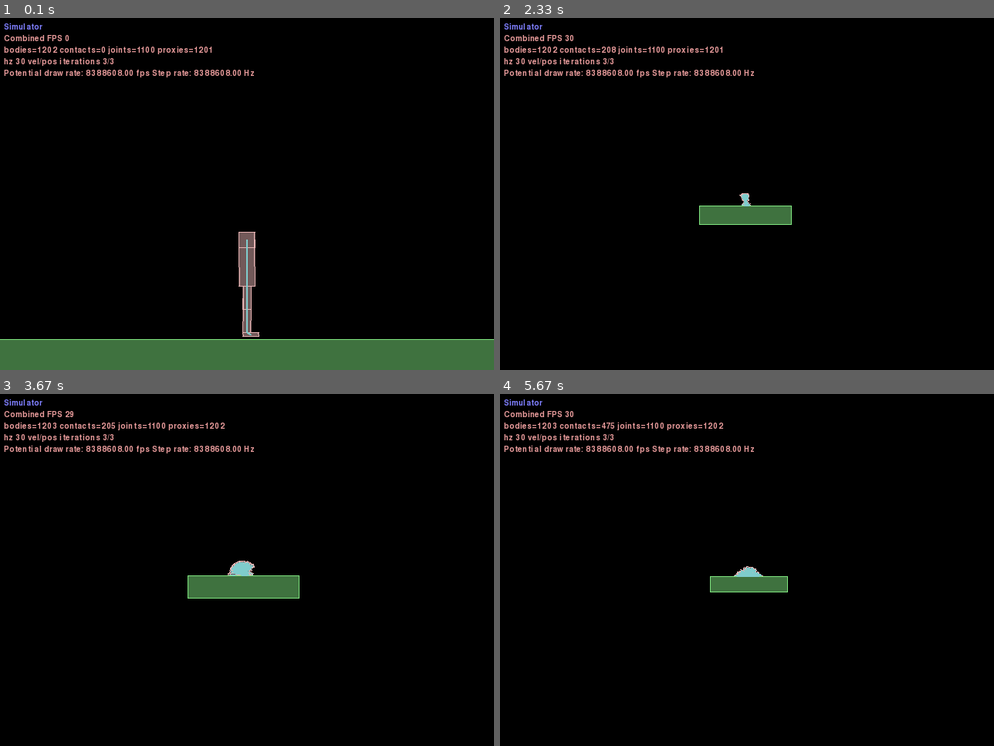
Above: before the commit, frames 1-4 (two rows, left to right).
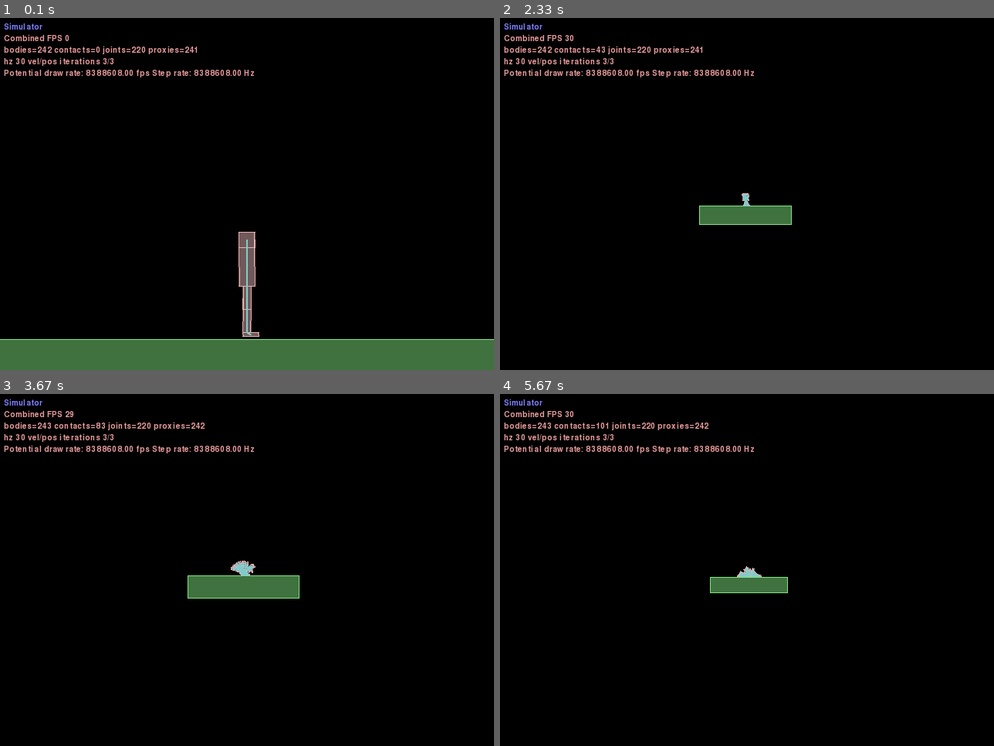
Above: after the commit, the same moments.

Repository: BradfordC/Walkers
Game: pygame game, started from simulator.py
Two runs of this game, one before a commit and one after it. Both use one fixed random seed, a clock stepped at 60 frames per second and the inputs below.
Inputs (mouse positions are in pixels of both pictures, inside the frame that each line leads up to):
- Up to frame 1 (0.1 s): no input
- Up to frame 2 (2.33 s): hold Left 0.33-0.87 s; move the mouse to (737, 229) at 0.37 s; hold Down 0.9-1.2 s; hold Left 1.23-1.63 s; tap Z at 1.3, 1.6, 1.73, 2.13 s; tap Home at 1.38 s; hold Up 1.67-2.03 s; hold Right from 2.07 s (still down); tap X at 2.22 s
- Up to frame 3 (3.67 s): tap Z at 2.43, 3.13, 3.53 s; release Right at 2.7 s; tap Space at 2.73 s; hold Down 3.07-3.43 s; hold Left from 3.47 s (still down); tap X at 3.62 s
- Up to frame 4 (5.67 s): tap Z at 3.83, 4.03, 4.33, 4.53, 4.87, 5.17, 5.37 s; release Left at 3.93 s; hold Right 3.97-4.43 s; tap Home at 4.12, 5.45 s; hold Up 4.47-4.77 s; hold Right 4.8-5.27 s; tap X at 4.95 s; hold Left from 5.3 s (still down)

The runs differ from the first frame. In frame 1, 0.4% of the frame differs, in the area x 7-43%, y 7-11%; in frame 2, 0.4%; in frame 3, 0.5%; in frame 4, 0.6%, in the area x 7-59%, y 7-57%.

Commit message:
Add speciation

Diff:
--- a/evolution/agent.py
+++ b/evolution/agent.py
@@ -47,6 +47,10 @@
     def addToHistory(self, stateArray):
         self.history.append(stateArray)
 
+    #Remove old history
+    def resetHistory(self):
+        self.history = []
+
     #Compare the two agents' histories to see how different the two are
     def getHistoryDistance(self, otherAgentHistory):
         if(len(self.history) != len (otherAgentHistory)):
--- a/evolution/population.py
+++ b/evolution/population.py
@@ -42,7 +42,8 @@
 
     #Calculate the fitness for each agent
     def calculateFitness(self, walkerList, selectionCriteria):
-        if(selectionCriteria == selection.OBJECTIVE):
+        if(selectionCriteria == selection.OBJECTIVE
+                   or selectionCriteria == selection.SPECIATION):
             self.setFitness(walkerList)
             print(str(self.getAverageFitness()) + "\t" + str(self.getHighestFitness()))
         elif(selectionCriteria == selection.NOVELTY):
--- a/evolution/selection.py
+++ b/evolution/selection.py
@@ -3,6 +3,7 @@
 OBJECTIVE = 0
 NOVELTY = 1
 COMBINED = 2
+SPECIATION = 3
 
 #Returns a parent based on tournament selection
 def TournamentSelect(agentList, tournamentSize, selectionCriteria):
--- a/evolution/speciation.py
+++ b/evolution/speciation.py
@@ -8,8 +8,8 @@
 
     #Have all current agents attempt to eat and mate, passing themselves to the next generation as well if they survive
     def generateNextPopulation(self, oldPopulation):
-        breedingPopulation = population()
-        newPopulation = population()
+        breedingPopulation = population.Population()
+        newPopulation = population.Population()
 
         oldPopulation.sortByFitness()
         #Feed
@@ -33,24 +33,28 @@
         for i in range(popSize):
             agent = breedingPopulation.agentList[i]
             #Find a random mate that is compatible
-            startIndex = random.randint(0, popSize)
+            startIndex = random.randint(0, popSize - 1) #Randint is inclusive
             #Make sure we don't start with ourselves
             if(startIndex == i):
-                startIndex = startIndex + 1
+                startIndex = (startIndex + 1)%popSize
             pairIndex = startIndex
             while True:
                 #Don't mate with itself
                 if(pairIndex == i):
+                    pairIndex = (pairIndex + 1)%popSize
                     continue
                 #Try to mate
-                if(agent.getHistoryDistance(breedingPopulation.agentList[pairIndex]) < learningSettings.choosinessLimit):
+                if(agent.getHistoryDistance(breedingPopulation.agentList[pairIndex].history) < learningSettings.choosinessLimit):
                     newPopulation.agentList.append(agent.cross(breedingPopulation.agentList[pairIndex]))
+                    break
+                #If we've checked all mates, then give up
+                if(pairIndex == startIndex):
                     break
                 #Go to the next potential mate
                 pairIndex = (pairIndex + 1)%popSize
-                #If we've checked all mates, then give up
-                if(pairIndex == startIndex):
-                    break
+        #Remove the history of old agents
+        for agent in breedingPopulation.agentList:
+            agent.resetHistory()
 
         return newPopulation
 
--- a/learningSettings.py
+++ b/learningSettings.py
@@ -1,20 +1,21 @@
 from evolution import selection
 
 class learningSettings:
-    useGraphics = False
+    useGraphics = True
+    useSimpleWalkers = False
 
-    selectionCriteria = selection.NOVELTY
+    selectionCriteria = selection.SPECIATION
     fileName = 'Test'
 
     secondsPerRun = 10
-    walkerCount = 100
+    walkerCount = 20
     numberOfGenerations = 100
     numberOfExperiments = 1
 
     #Speciation
-    initialEnergy = 5
+    initialEnergy = 3
     foodCount = 10
     foodUses = 5
-    foodEnergy = 5
+    foodEnergy = 3
 
-    choosinessLimit = secondsPerRun * .6
+    choosinessLimit = secondsPerRun * .5
--- a/simulator.py
+++ b/simulator.py
@@ -3,6 +3,7 @@
 from walker import Walker
 from networks.network import Network
 from evolution.population import Population
+from evolution import selection, speciation
 from learningSettings import learningSettings
 from fileHandling import fileHandler
 
@@ -30,12 +31,22 @@
         #Make some walkers
         self.walkerList = []
         for i in range(learningSettings.walkerCount):
-            self.walkerList.append(Walker(self.world, False))
+            self.walkerList.append(Walker(self.world, learningSettings.useSimpleWalkers))
 
         #Make a population of agents
         jointCount = len(self.walkerList[0].jointList)
         sampleNetwork = Network(jointCount + 2, jointCount, [jointCount])
         self.population = Population(learningSettings.walkerCount, sampleNetwork)
+
+        #If we need it, setup an environment for speciation
+        if(learningSettings.selectionCriteria == selection.SPECIATION):
+            self.environment = speciation.Environment()
+            self.environment.generateAllFood(self.walkerList[0],
+                                             learningSettings.foodCount,
+                                             learningSettings.foodUses,
+                                             learningSettings.foodEnergy)
+
+
 
     def Step(self, settings):
         if(self.showGraphics):
@@ -46,7 +57,7 @@
             self.world.ClearForces()
 
         #Advance all walkers
-        for i in range(learningSettings.walkerCount):
+        for i in range(len(self.walkerList)):
             walker = self.walkerList[i]
             #Angle and height of torso
             input = [walker.getTorsoAngle(), walker.getTorsoPosition()[1] / 10.0]
@@ -64,6 +75,7 @@
         #Deal with the end of a generation
         if (self.stepCount % (learningSettings.secondsPerRun * settings.hz)) == 0:
             self.afterGeneration(settings)
+            print(len(self.population.agentList))
 
         #Deal with end of experiment
         if (self.stepCount == learningSettings.secondsPerRun * settings.hz * learningSettings.numberOfGenerations):
@@ -77,21 +89,26 @@
 
     #What to do each generation
     def afterGeneration(self, settings):
-        print(str((int) (self.stepCount / (learningSettings.secondsPerRun * settings.hz))) + ": ", end="")
+        #Calculate the fitness for everyone
+        generationNum = (int) (self.stepCount / (learningSettings.secondsPerRun * settings.hz))
+        print(str(generationNum) + ": ", end="")
         self.population.calculateFitness(self.walkerList, learningSettings.selectionCriteria)
-        print(len(self.population.agentList[0].history))
-        #Print the average and highest positions
-        positionSum = 0
-        highestPosition = -90
-        for walker in self.walkerList:
-            walkerPosition = walker.getTorsoPosition()[0]
-            positionSum += walkerPosition
-            highestPosition = max(highestPosition, walkerPosition)
-        self.fileHandler.write(str((int) (self.stepCount / (learningSettings.secondsPerRun * settings.hz))) + ',' + str(positionSum / len(self.walkerList)) + ',' + str(highestPosition) + '\n')
+        #Print the average and best positions
+        averageAndBestPositions = self.getAverageAndBestPositions()
+        averagePosition = averageAndBestPositions[0]
+        bestPosition = averageAndBestPositions[1]
+        self.fileHandler.write(str(generationNum) + ',' + str(averagePosition) + ',' + str(bestPosition) + '\n')
         #Make the next generation
-        self.population = self.population.makeNextPopulation(self.walkerList, learningSettings.selectionCriteria)
-        for walker in self.walkerList:
-            walker.resetPosition()
+        if(learningSettings.selectionCriteria != selection.SPECIATION):
+            self.population = self.population.makeNextPopulation(self.walkerList, learningSettings.selectionCriteria)
+        else:
+            self.population = self.environment.generateNextPopulation(self.population)
+            self.environment.generateAllFood(self.walkerList[0],
+                                             learningSettings.foodCount,
+                                             learningSettings.foodUses,
+                                             learningSettings.foodEnergy)
+        self.updateWalkers()
+
 
     #What to do at the end of the experiment
     def afterExperiment(self, settings):
@@ -101,5 +118,31 @@
         else:
             self.__init__(False)
 
+    def getAverageAndBestPositions(self):
+        positionSum = 0
+        bestPosition = -90
+        for walker in self.walkerList:
+            walkerPosition = walker.getTorsoPosition()[0]
+            positionSum += walkerPosition
+            bestPosition = max(bestPosition, walkerPosition)
+        averagePosition = positionSum / len(self.walkerList)
+        return (averagePosition, bestPosition)
+
+    def updateWalkers(self):
+        popSize = len(self.population.agentList)
+        #If there's more walkers than agents, remove the extra walkers
+        while(len(self.walkerList) > popSize):
+            self.walkerList[-1].removeWalker(self.world)
+            del(self.walkerList[-1])
+        #Reset all walkers
+        for walker in self.walkerList:
+            walker.resetPosition()
+        #If we need more walkers, add them now
+        if(len(self.walkerList) < popSize):
+            for i in range(popSize - len(self.walkerList)):
+                self.walkerList.append(Walker(self.world, learningSettings.useSimpleWalkers))
+
+
+
 if __name__ == "__main__":
     main(Simulator)
--- a/walker.py
+++ b/walker.py
@@ -7,6 +7,7 @@
         self.bodyList = []
         self.positionList = []
         self.jointList = []
+        self.jointLimits = []
 
         #Keep track of the torso index, to attach body parts to it and to be able to track its position during the test
         self.torsoIndex = -1
@@ -45,15 +46,23 @@
         self.bodyList.append(body)
         if(connectedBodyIndex >= 0):
             #Connect the joint at the top middle of this object, plus any offset
+            lowerLimit = jointLimits[0] / 180 * b2_pi  #Convert degrees to radians
+            upperLimit = jointLimits[1] / 180 * b2_pi  #Convert degrees to radians
             joint = world.CreateRevoluteJoint(bodyA=self.bodyList[connectedBodyIndex],
                                               bodyB=body,
                                               anchor=(position[0] + jointOffset[0], position[1] + box[1] + jointOffset[1]),
-                                              lowerAngle =jointLimits[0] / 180 * b2_pi,  #Convert degrees to radians
-                                              upperAngle =jointLimits[1] / 180 * b2_pi,  #Convert degrees to radians
+                                              lowerAngle = lowerLimit,
+                                              upperAngle = upperLimit,
                                               enableLimit = True,
                                               maxMotorTorque = 500.0,
                                               enableMotor = True)
             self.jointList.append(joint)
+            self.jointLimits.append((lowerLimit, upperLimit))
+
+    #Remove the walker from the world
+    def removeWalker(self, world):
+        for body in self.bodyList:
+            world.DestroyBody(body)
 
     #Get an array of the current joint angles
     def getJointAngles(self):
@@ -65,8 +74,9 @@
     #Get an array of random possible joint angles
     def getRandomJointAngles(self):
         jointAngles = []
-        for joint in self.jointList:
-            jointAngles.append(random.uniform(joint.lowerAngle, joint.upperAngle))
+        for i in range(len(self.jointList)):
+            joint = self.jointList[i]
+            jointAngles.append(random.uniform(self.jointLimits[i][0], self.jointLimits[i][1]))
         return jointAngles
 
     #Set the forces on the joints
